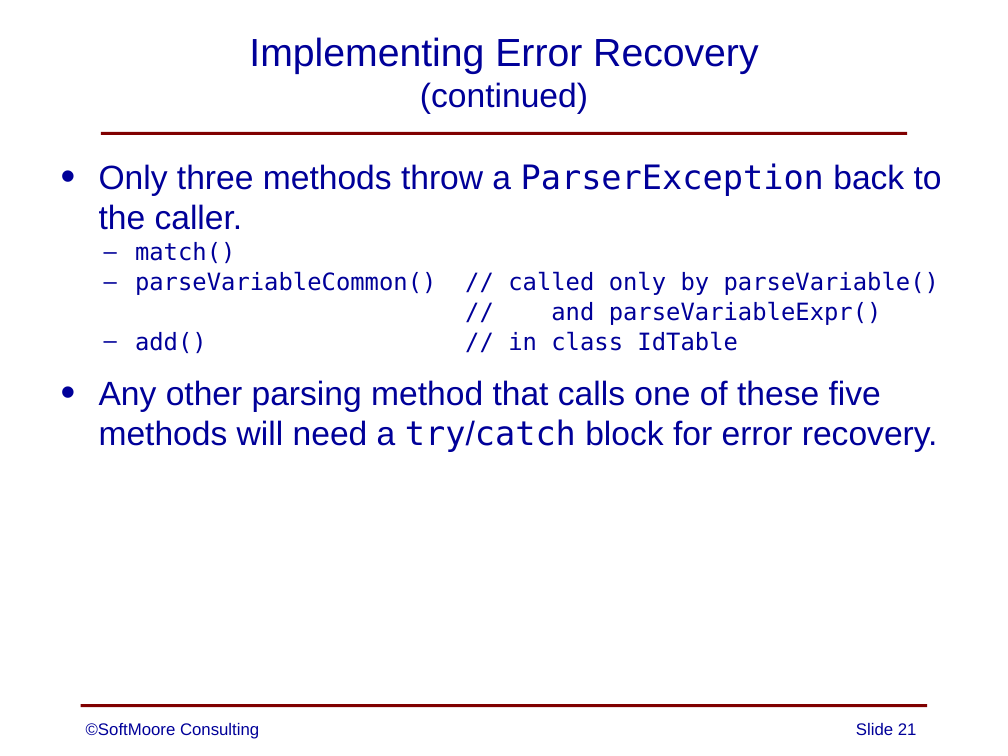
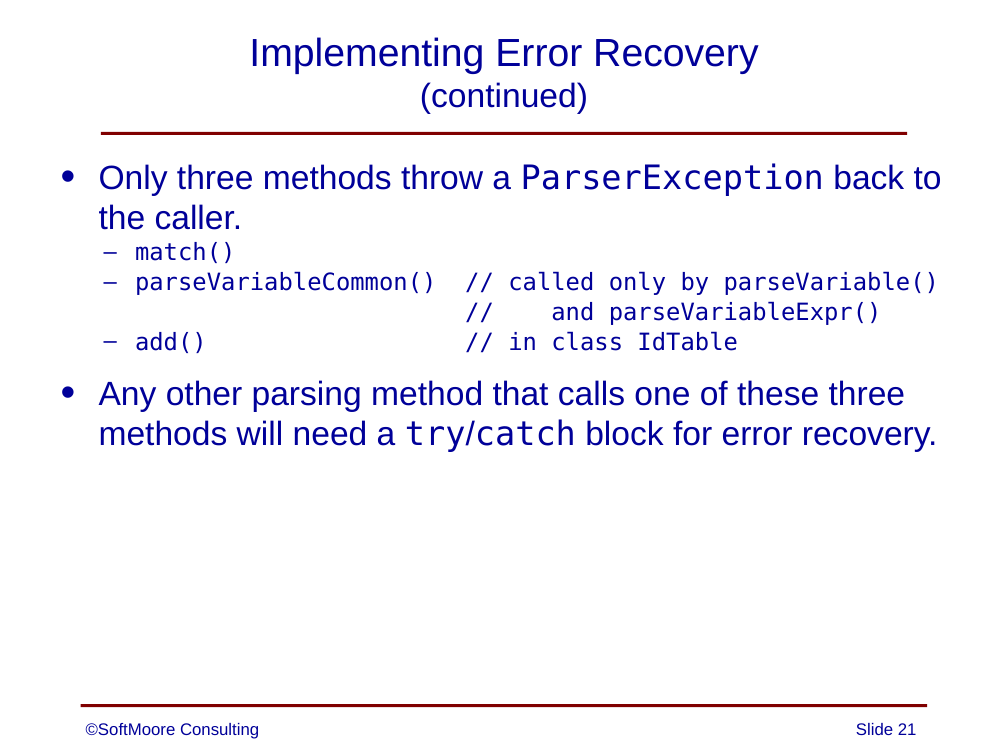
Before and after one commit to SoftMoore/CPRL-Kt-3rd, a slide deck: slide 21 of PowerPoints/07 - Error Handling.pptx. Drawn at 1008x756 pixels with LibreOffice and Linux fonts; fonts in the diff are those of the drawing. Boxes give left, top, right and bottom in pixels: in the first picture for what was removed or moved away, otherwise in the second. Text is boxed around its words. In the diff, an @@ line names an element or a change of style, - is before the commit and + after.

```diff
--- a/PowerPoints/07 - Error Handling.pptx
+++ b/PowerPoints/07 - Error Handling.pptx
@@ text at [99, 380, 938, 452]: text changed @@
-• Any other parsing method that calls one of these five methods will need a try/catch block for error recovery.
+• Any other parsing method that calls one of these three methods will need a try/catch block for error recovery.
```
Also in this commit, not shown: 1 other slide changed.
